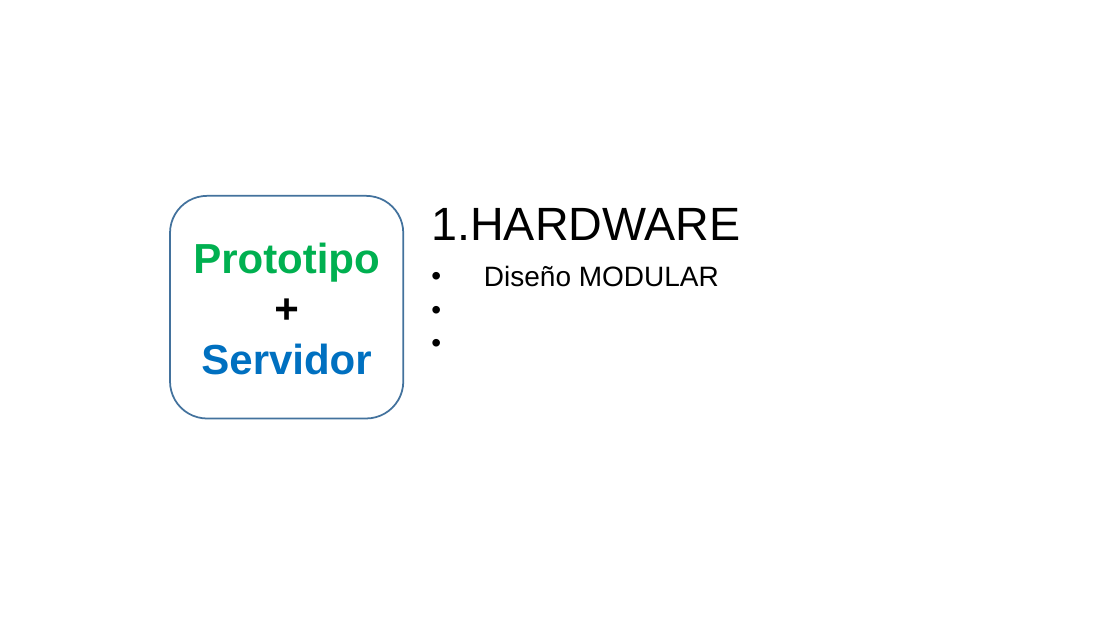
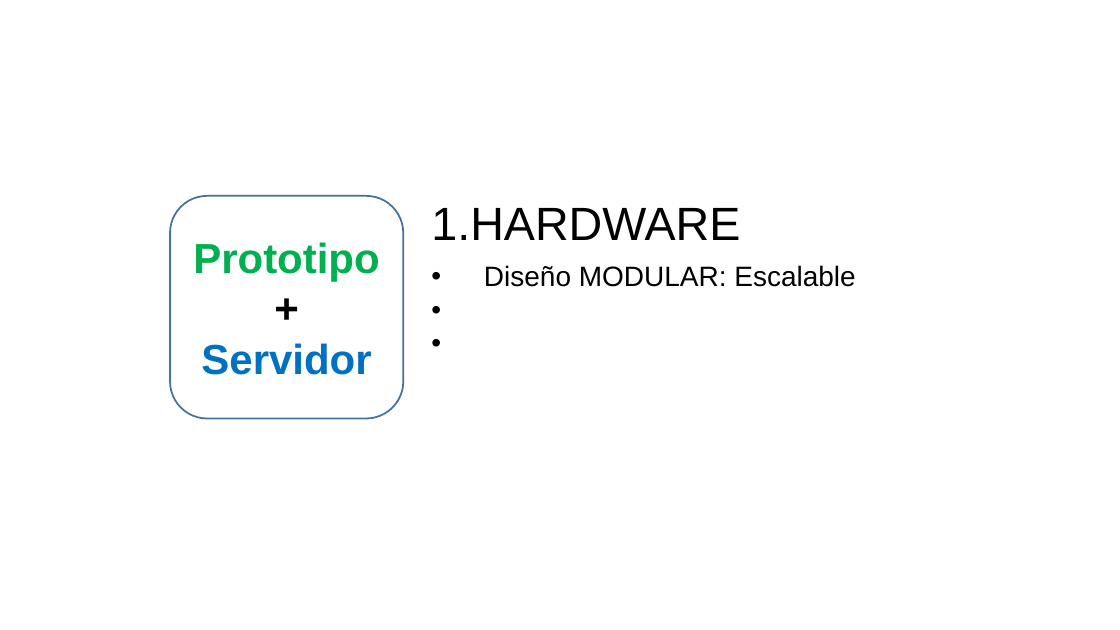
Before and after one commit to aludena18/Tesis, a slide deck: slide 9 of Telelocalización y Captura de Imágenes.pptx. Drawn at 1120x630 pixels with LibreOffice and Linux fonts; fonts in the diff are those of the drawing. Boxes give left, top, right and bottom in pixels: in the first picture for what was removed or moved away, otherwise in the second. Text is boxed around its words. In the diff, an @@ line names an element or a change of style, - is before the commit and + after.

```diff
--- a/Telelocalización y Captura de Imágenes.pptx
+++ b/Telelocalización y Captura de Imágenes.pptx
@@ text at (484, 265, 855, 287): text changed @@
-• Diseño MODULAR
+• Diseño MODULAR: Escalable
```
Also in this commit, not shown: 2 other slides changed, 2 slides added.
